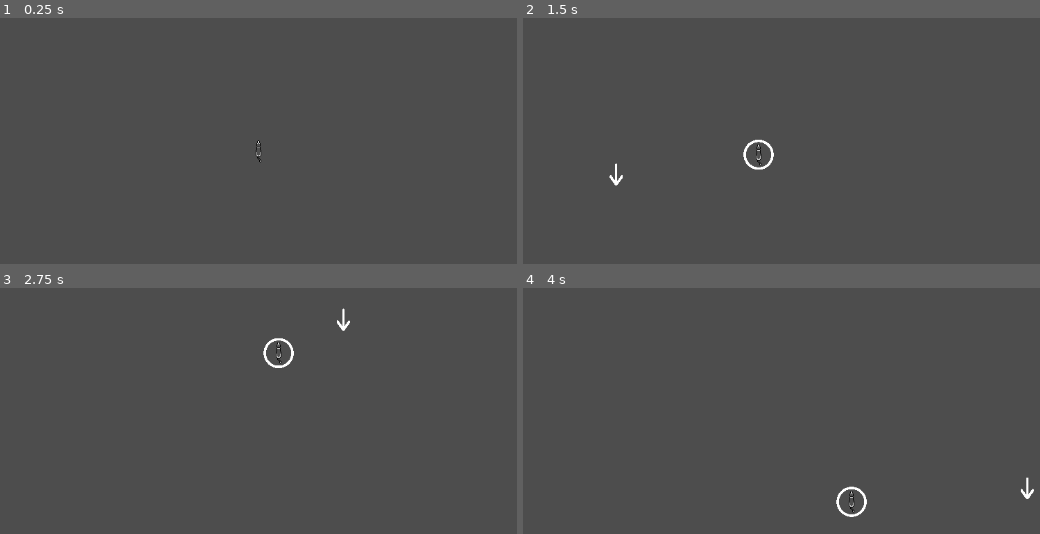
Above: before the commit, frames 1-4 (two rows, left to right).
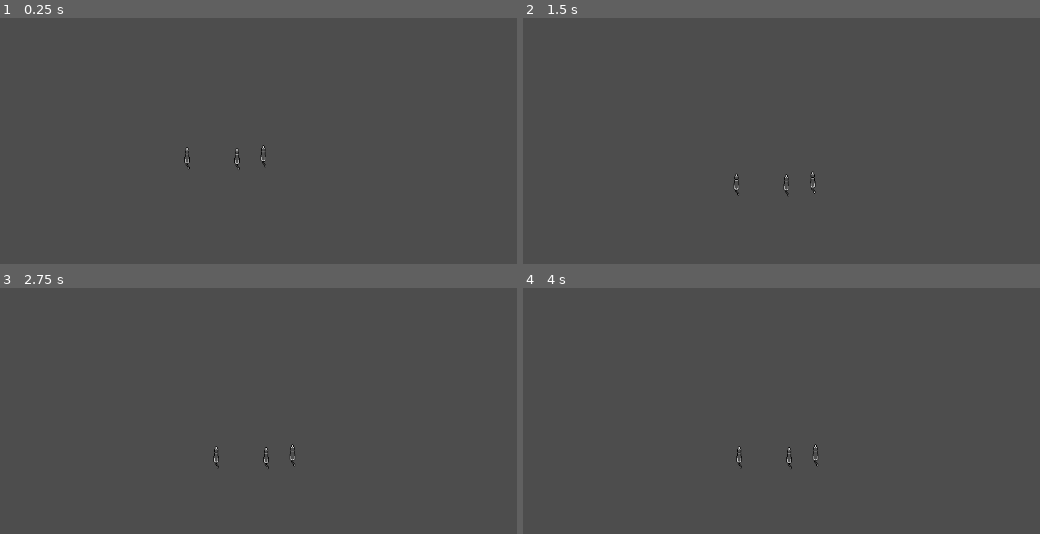
Above: after the commit, the same moments.

Repository: SentientDragon5/CMPM-170-Sheepdog-Herding
Game: Godot game, scene res://main.tscn
Same seed, same stepped clock (60 frames per second), same inputs: the game is played once before the commit and once after it.
Inputs (mouse positions are in pixels of both pictures, inside the frame that each line leads up to):
- Up to frame 1 (0.25 s): no input
- Up to frame 2 (1.5 s): tap Enter at 0.5 s; click (781, 150) at 0.67 s; move the mouse to (621, 172) at 1.27 s; click (621, 172) at 1.42 s
- Up to frame 3 (2.75 s): move the mouse to (336, 322) at 2.02 s; click (336, 322) at 2.17 s
- Up to frame 4 (4 s): move the mouse to (740, 511) at 2.77 s; click (740, 511) at 2.92 s; move the mouse to (1019, 489) at 3.52 s; click (1019, 489) at 3.67 s

The runs differ from the first frame. In frame 1, 0.2% of the frame differs, in the area x 35-52%, y 49-62%; in frame 2, 0.5%; in frame 3, 0.5%; in frame 4, 0.5%, in the area x 41-99%, y 63-94%.

Commit message:
camera controller done

Diff:
--- a/main.tscn
+++ b/main.tscn
@@ -13,7 +13,13 @@
 [node name="NavigationRegion2D" type="NavigationRegion2D" parent="."]
 navigation_polygon = SubResource("NavigationPolygon_7dm0k")
 
-[node name="Dog" parent="." instance=ExtResource("1_0xm2m")]
+[node name="Dog" parent="." groups=["animal"] instance=ExtResource("1_0xm2m")]
 
 [node name="Camera2D" type="Camera2D" parent="."]
 script = ExtResource("3_1bvp3")
+
+[node name="Dog2" parent="." groups=["animal"] instance=ExtResource("1_0xm2m")]
+position = Vector2(-38, 4)
+
+[node name="Dog3" parent="." groups=["animal"] instance=ExtResource("1_0xm2m")]
+position = Vector2(-110, 3)
--- a/project.godot
+++ b/project.godot
@@ -16,6 +16,10 @@
 boot_splash/show_image=false
 config/icon="uid://lheafn4o3xhv"
 
+[global_group]
+
+animal=""
+
 [rendering]
 
 textures/canvas_textures/default_texture_filter=0
--- a/scripts/cam.gd
+++ b/scripts/cam.gd
@@ -1,11 +1,25 @@
 extends Node
 
+var animals;
+var track_speed = 0.5;
 
-# Called when the node enters the scene tree for the first time.
 func _ready() -> void:
-	pass # Replace with function body.
+	animals = get_tree().get_nodes_in_group("animal")
+
+func _process(_delta: float) -> void:
+	# get avg position from everythnig tagged "cam follow"
+	var sum = Vector2(0,0)
+	var total=0;
+	for animal in animals:
+		sum += animal.position
+		total += 1
+	var avgPos = sum/total
+
+	self.position.x = move_toward(self.position.x, avgPos.x, track_speed)
+	self.position.y = move_toward(self.position.y, avgPos.x, track_speed)
 
 
-# Called every frame. 'delta' is the elapsed time since the previous frame.
-func _process(_delta: float) -> void:
+	# use get_tree().get_nodes_in_group("cam follow")
+	# move camera to that position
+	#
 	pass
Not shown, changed: README.md
